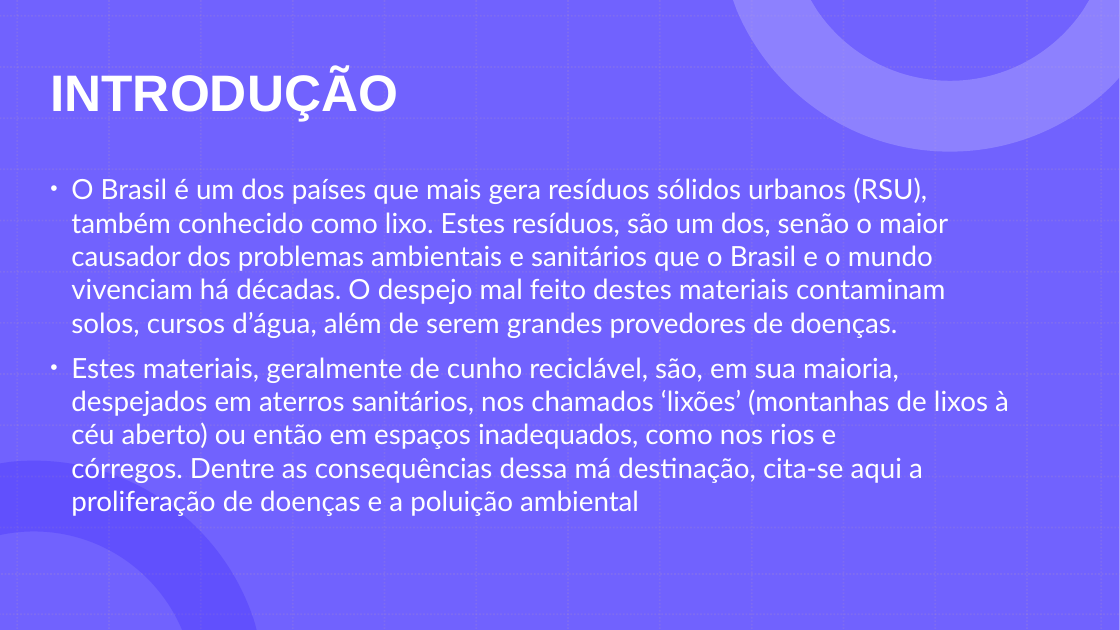
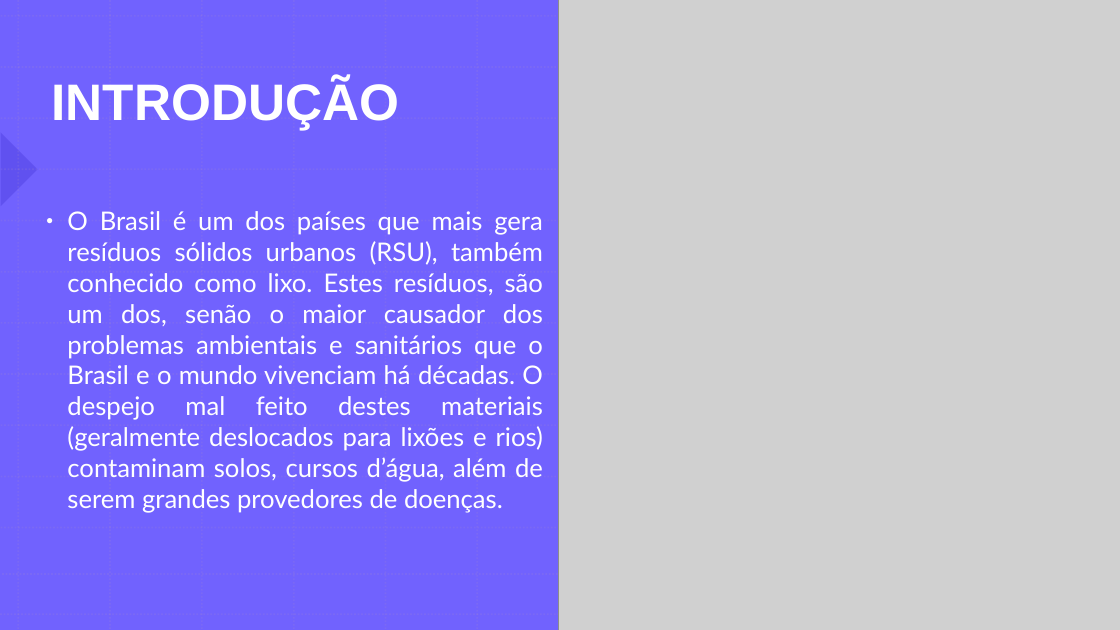
Before and after one commit to GabrielDSS0/ETEC-Coisas-Escolares, a slide deck: slide 4 of 1 etim ds 2022/EAMT/Trabalho Acadêmico/Relatório (a importância dos ecopontos)/A importância da separação dos recicláveis 3/Ecopontos - EAMT.pptx. Drawn at 1120x630 pixels with LibreOffice and Linux fonts; fonts in the diff are those of the drawing; grey boxes stand for pictures. Boxes give left, top, right and bottom in pixels: in the first picture for what was removed or moved away, otherwise in the second. Text is boxed around its words. In the diff, an @@ line names an element or a change of style, - is before the commit and + after.

```diff
--- a/1 etim ds 2022/EAMT/Trabalho Acadêmico/Relatório (a importância dos ecopontos)/A importância da separação dos recicláveis 3/Ecopontos - EAMT.pptx
+++ b/1 etim ds 2022/EAMT/Trabalho Acadêmico/Relatório (a importância dos ecopontos)/A importância da separação dos recicláveis 3/Ecopontos - EAMT.pptx
@@ background #FFFFFF to #12154E @@
@@ rectangle removed at [0, 0, 1120, 630] @@
@@ rectangle added at [0, 0, 1120, 630], fill #7162FE @@
@@ title "INTRODUÇÃO": place and size @@
-title "INTRODUÇÃO" at [50, 70, 398, 121]
+title "INTRODUÇÃO" at [52, 79, 400, 130]
@@ picture added at [559, 0, 1120, 630] @@
@@ right triangle added at [0, 133, 38, 207], fill #1201AF at 17% opacity @@
@@ text at [67, 211, 543, 513]: text changed; size 23.8 to 22 pt @@
-• O Brasil é um dos países que mais gera resíduos sólidos urbanos (RSU), também conhecido como lixo. Estes resíduos, são um dos, senão o maior causador dos problemas ambientais e sanitários que o Brasil e o mundo vivenciam há décadas. O despejo mal feito destes materiais contaminam solos, cursos d’água, além de serem grandes provedores de doenças.
-• Estes materiais, geralmente de cunho reciclável, são, em sua maioria, despejados em aterros sanitários, nos chamados ‘lixões’ (montanhas de lixos à céu aberto) ou então em espaços inadequados, como nos rios e córregos. Dentre as consequências dessa má destinação, cita-se aqui a proliferação de doenças e a poluição ambiental
+• O Brasil é um dos países que mais gera resíduos sólidos urbanos (RSU), também conhecido como lixo. Estes resíduos, são um dos, senão o maior causador dos problemas ambientais e sanitários que o Brasil e o mundo vivenciam há décadas. O despejo mal feito destes materiais (geralmente deslocados para lixões e rios) contaminam solos, cursos d’água, além de serem grandes provedores de doenças.
@@ group added at [0, 0, 1120, 630]: 26 lines @@
```
Also in this commit, not shown: 18 other slides changed, 9 slides added, 9 slides removed, 1 other file.
